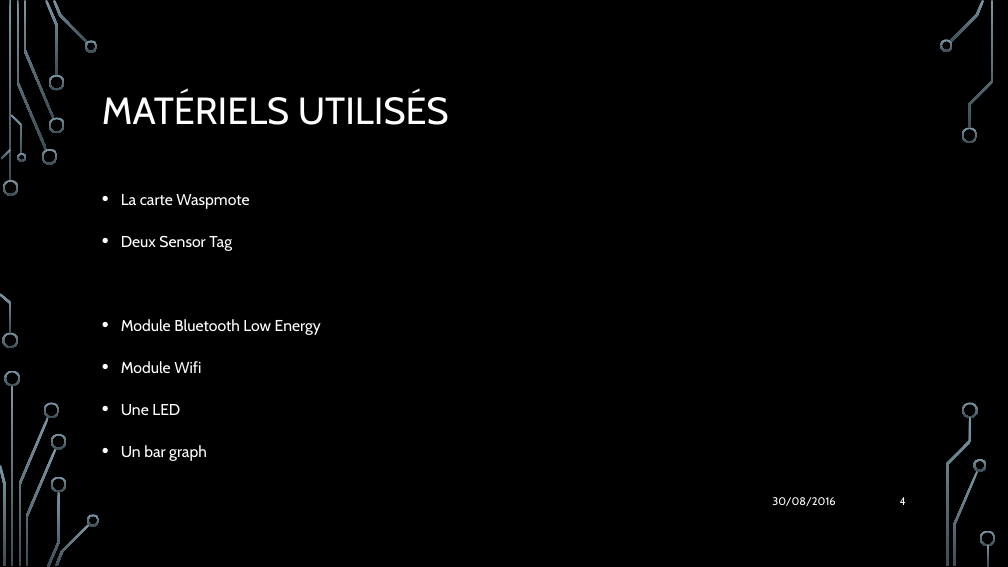
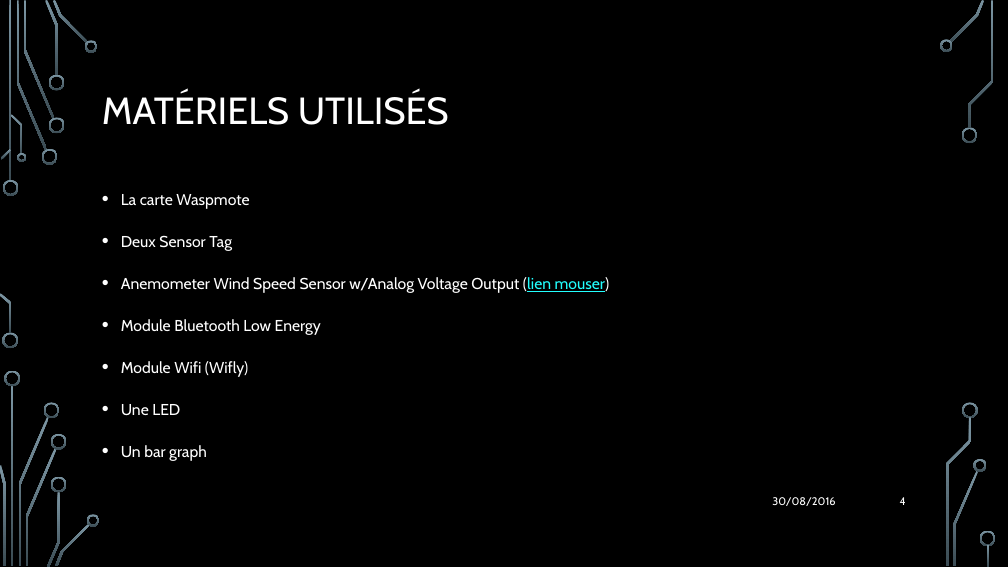
Before and after one commit to stevenliatti/smartwindows, a slide deck: slide 4 of Cahier de charge/Smart Windows.pptx. Drawn at 1008x567 pixels with LibreOffice and Linux fonts; fonts in the diff are those of the drawing; background and template pictures are left out. Boxes give left, top, right and bottom in pixels: in the first picture for what was removed or moved away, otherwise in the second. Text is boxed around its words. In the diff, an @@ line names an element or a change of style, - is before the commit and + after.

Commit message:
Modif des slides (ajout du ventilo)

```diff
--- a/Cahier de charge/Smart Windows.pptx
+++ b/Cahier de charge/Smart Windows.pptx
@@ text at <box>121,277,610,293</box>: paragraph added @@
+• Anemometer Wind Speed Sensor w/Analog Voltage Output (lien mouser)
@@ text at <box>121,361,248,377</box>: text changed @@
-• Module Wifi
+• Module Wifi (Wifly)
```
Also in this commit, not shown: 1 other file.
